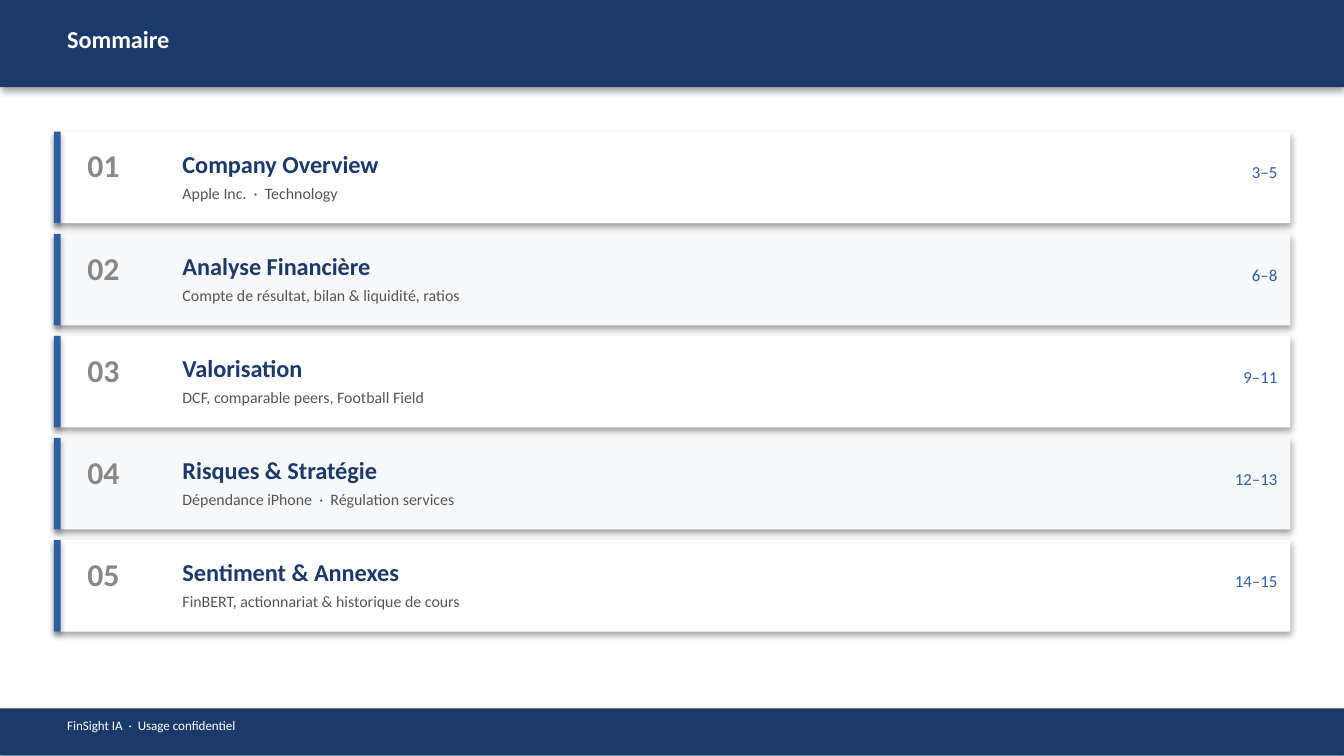
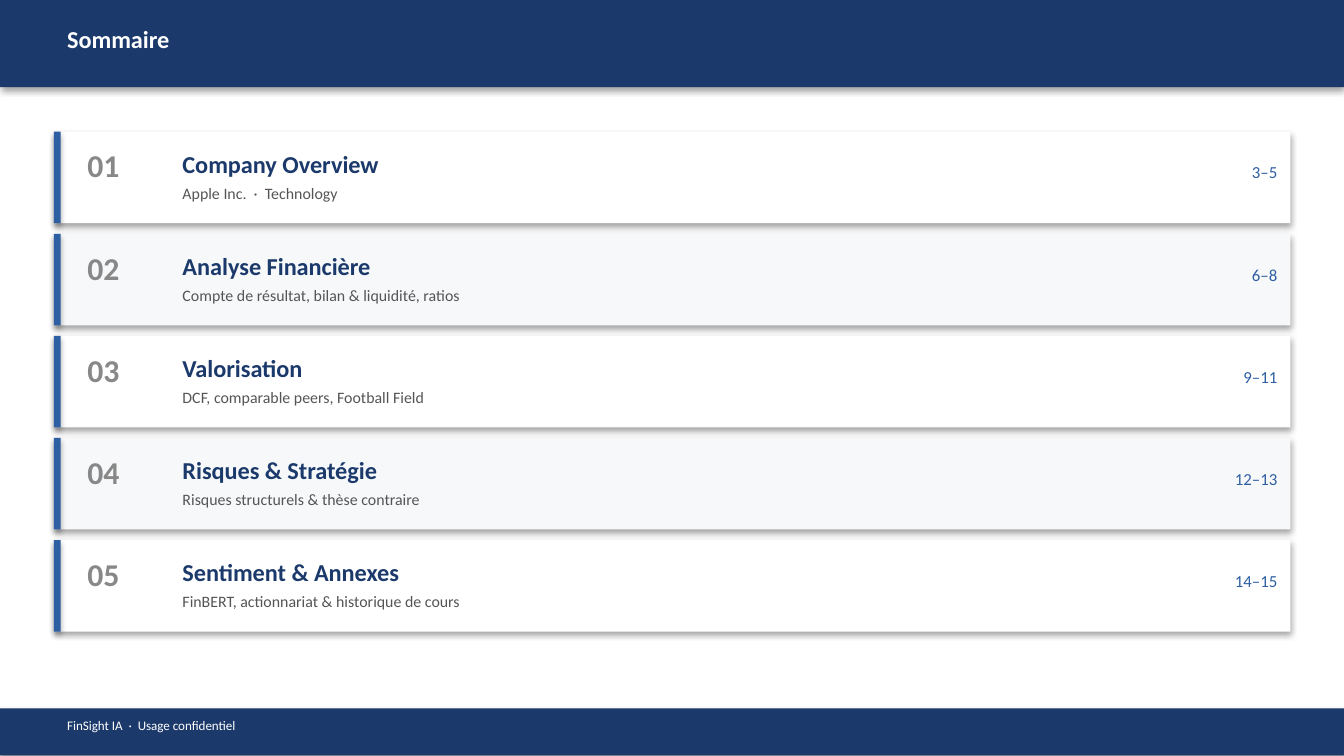
Before and after one commit to baptistejeh07-art/finsight-ia, a slide deck: slide 3 of preview/AAPL/AAPL_pitchbook.pptx. Drawn at 1344x756 pixels with LibreOffice and Linux fonts; fonts in the diff are those of the drawing. Boxes give left, top, right and bottom in pixels: in the first picture for what was removed or moved away, otherwise in the second. Text is boxed around its words. In the diff, an @@ line names an element or a change of style, - is before the commit and + after.

```diff
--- a/preview/AAPL/AAPL_pitchbook.pptx
+++ b/preview/AAPL/AAPL_pitchbook.pptx
@@ text at <box>182,494,419,508</box>: text changed @@
-Dépendance iPhone · Régulation services
+Risques structurels & thèse contraire
```
Also in this commit, not shown: 14 other slides changed, 4 other files.
